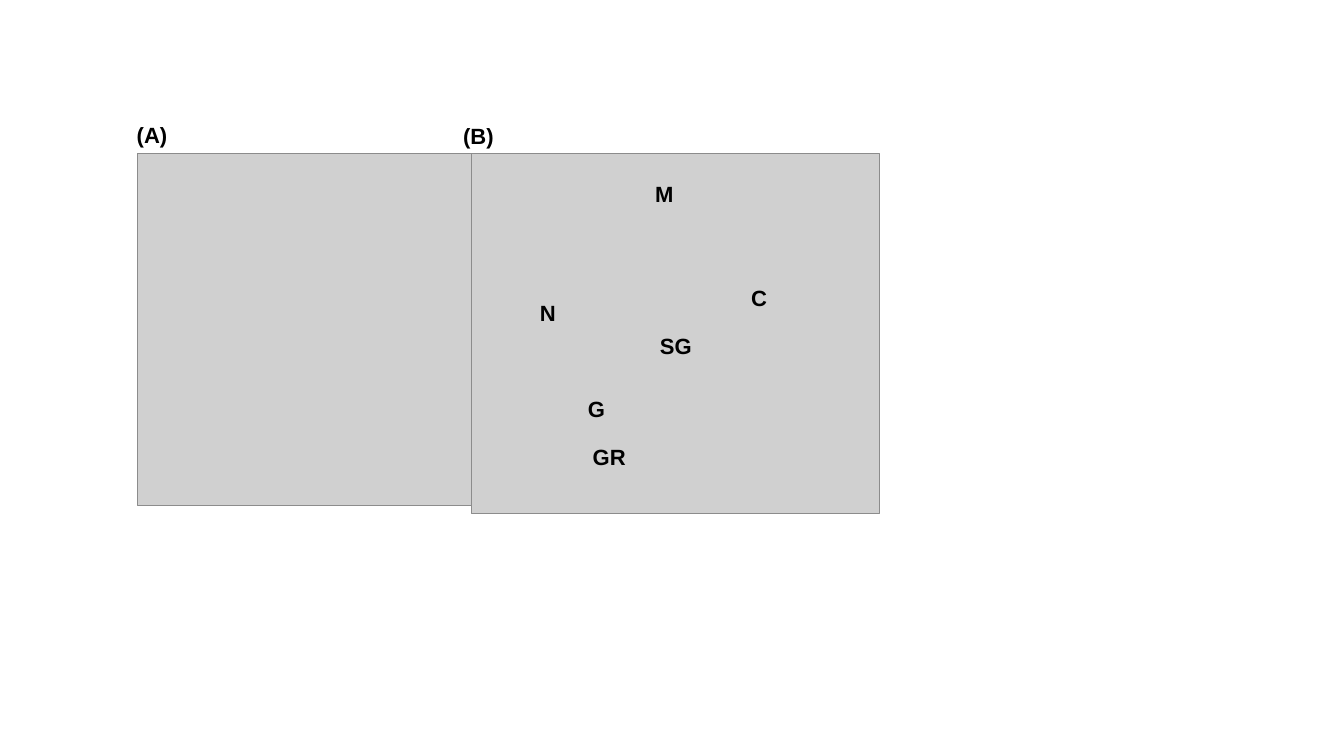
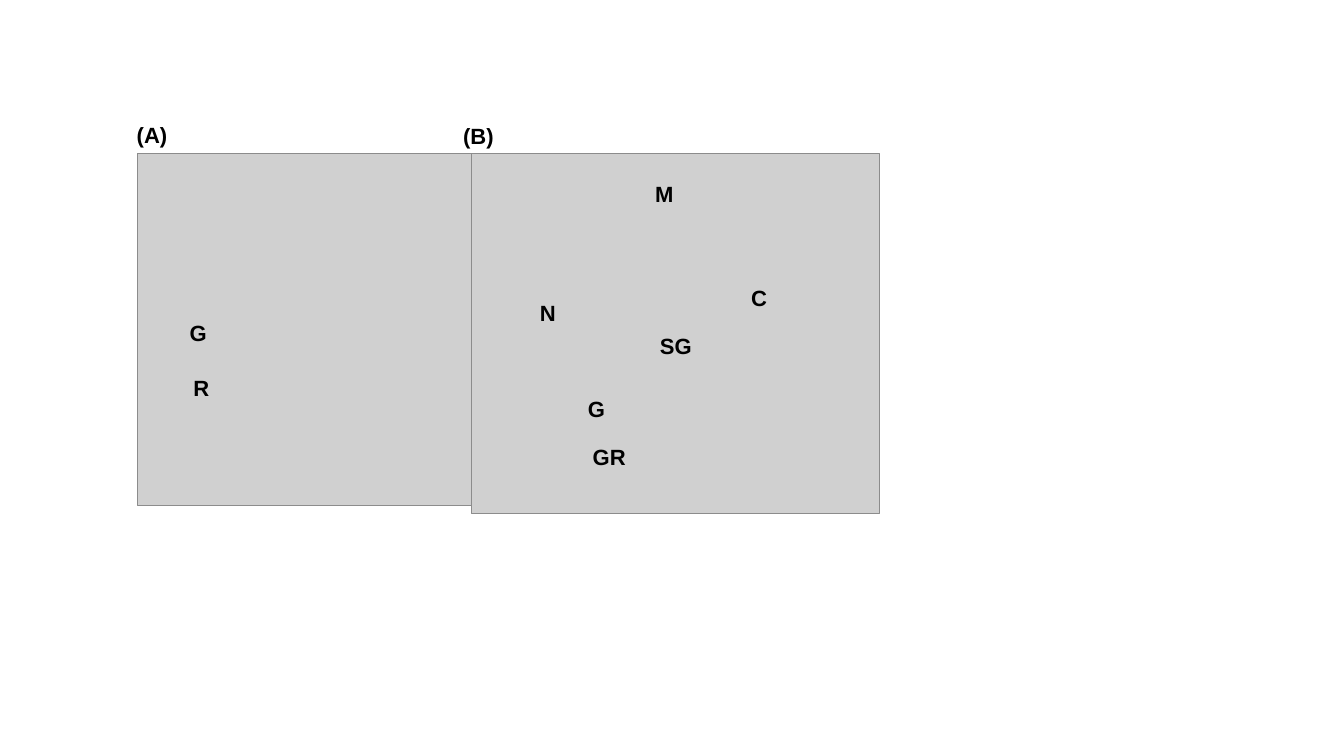
Before and after one commit to ABRomeroLosada/PhD_thesis, a slide deck: slide 1 of Fig_chapter1_intro_MM/Fig_6.odp. Drawn at 1344x756 pixels with LibreOffice and Linux fonts; fonts in the diff are those of the drawing; grey boxes stand for pictures. Boxes give left, top, right and bottom in pixels: in the first picture for what was removed or moved away, otherwise in the second. Text is boxed around its words. In the diff, an @@ line names an element or a change of style, - is before the commit and + after.

```diff
--- a/Fig_chapter1_intro_MM/Fig_6.odp
+++ b/Fig_chapter1_intro_MM/Fig_6.odp
@@ text added at bbox=[190, 325, 207, 341], 13 pt, text #000000, bold @@
+G
@@ text added at bbox=[193, 381, 209, 396], 13 pt, text #000000, bold @@
+R
```
Also in this commit, not shown: 2 other files.
